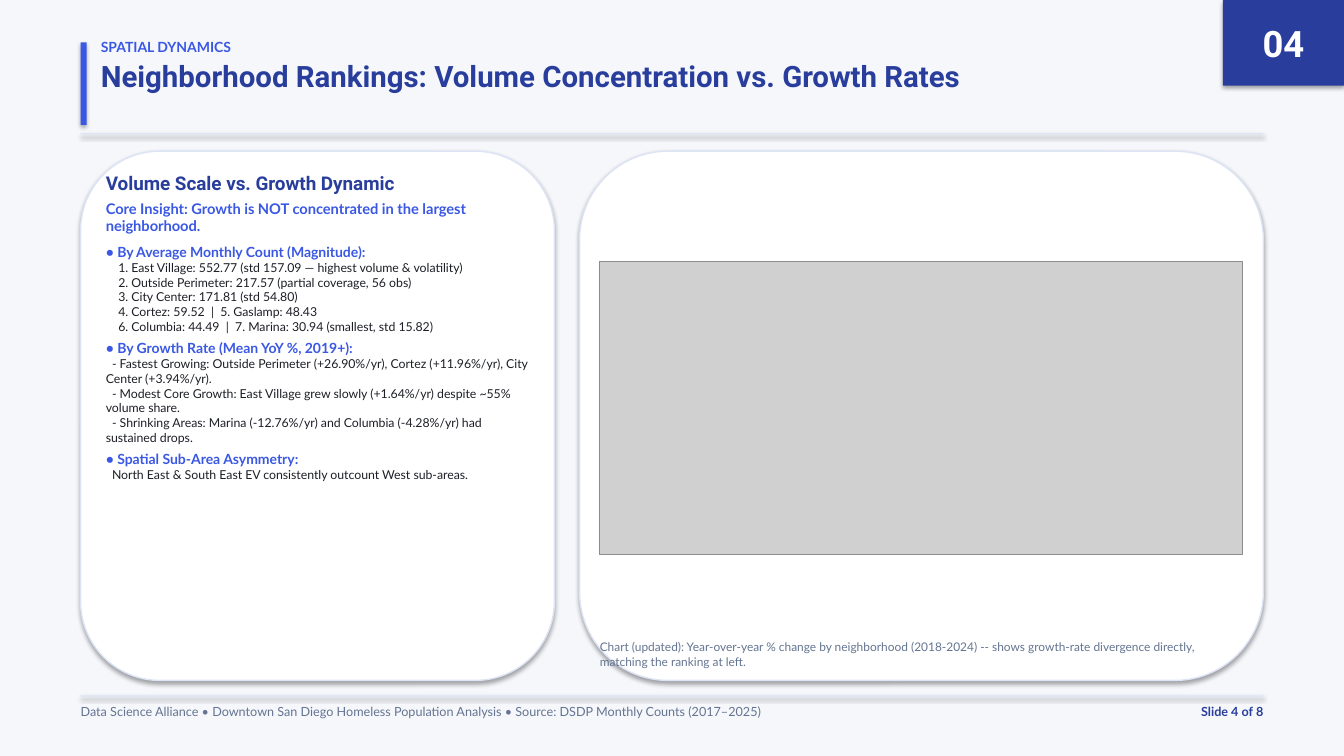
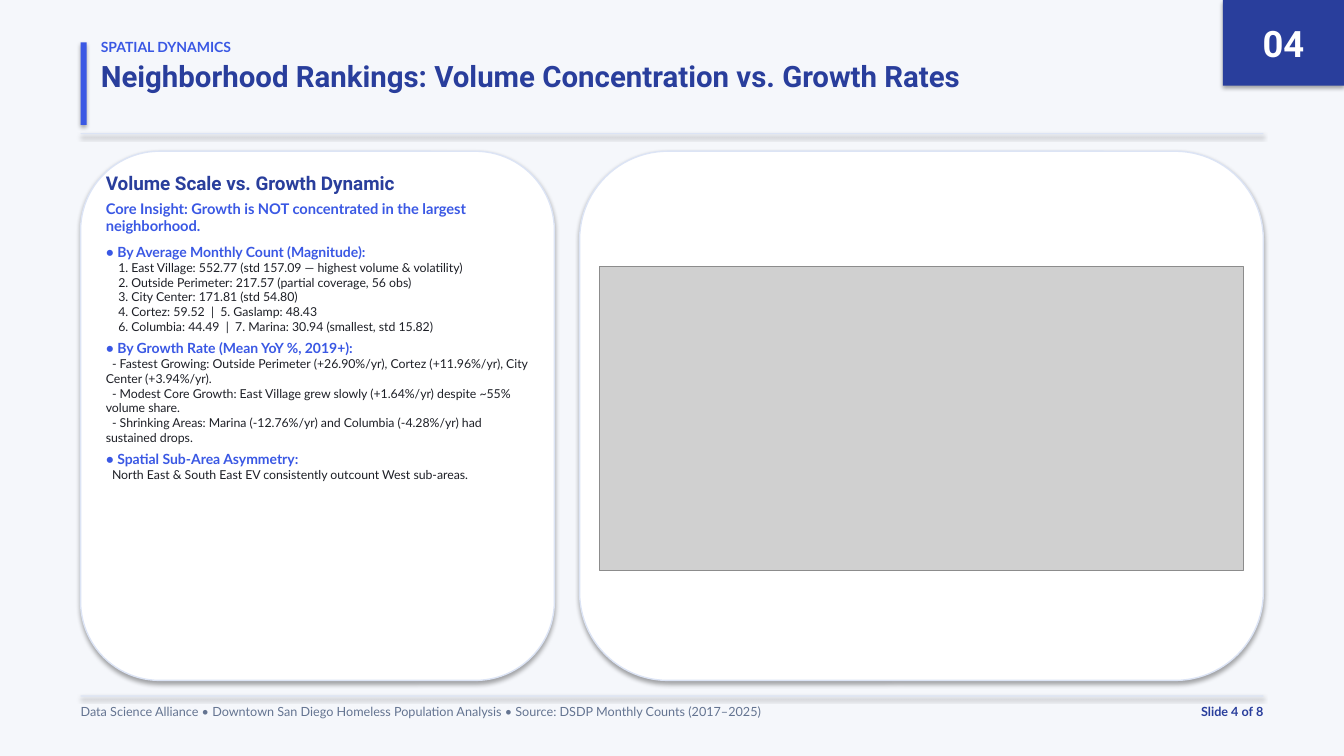
Before and after one commit to CapMorningStar/Downtown-Homeless-Analysis, a slide deck: slide 4 of EDA_Presentation.pptx. Drawn at 1344x756 pixels with LibreOffice and Linux fonts; fonts in the diff are those of the drawing; grey boxes stand for pictures. Boxes give left, top, right and bottom in pixels: in the first picture for what was removed or moved away, otherwise in the second. Text is boxed around its words. In the diff, an @@ line names an element or a change of style, - is before the commit and + after.

```diff
--- a/EDA_Presentation.pptx
+++ b/EDA_Presentation.pptx
@@ picture: place and size @@
-picture at (600, 262, 1243, 556)
+picture at (600, 266, 1243, 571)
@@ text removed at (600, 642, 1195, 668) @@
-Chart (updated): Year-over-year % change by neighborhood (2018-2024) -- shows growth-rate divergence directly, matching the ranking at left.
```
Also in this commit, not shown: 6 other slides changed, 4 other files.
